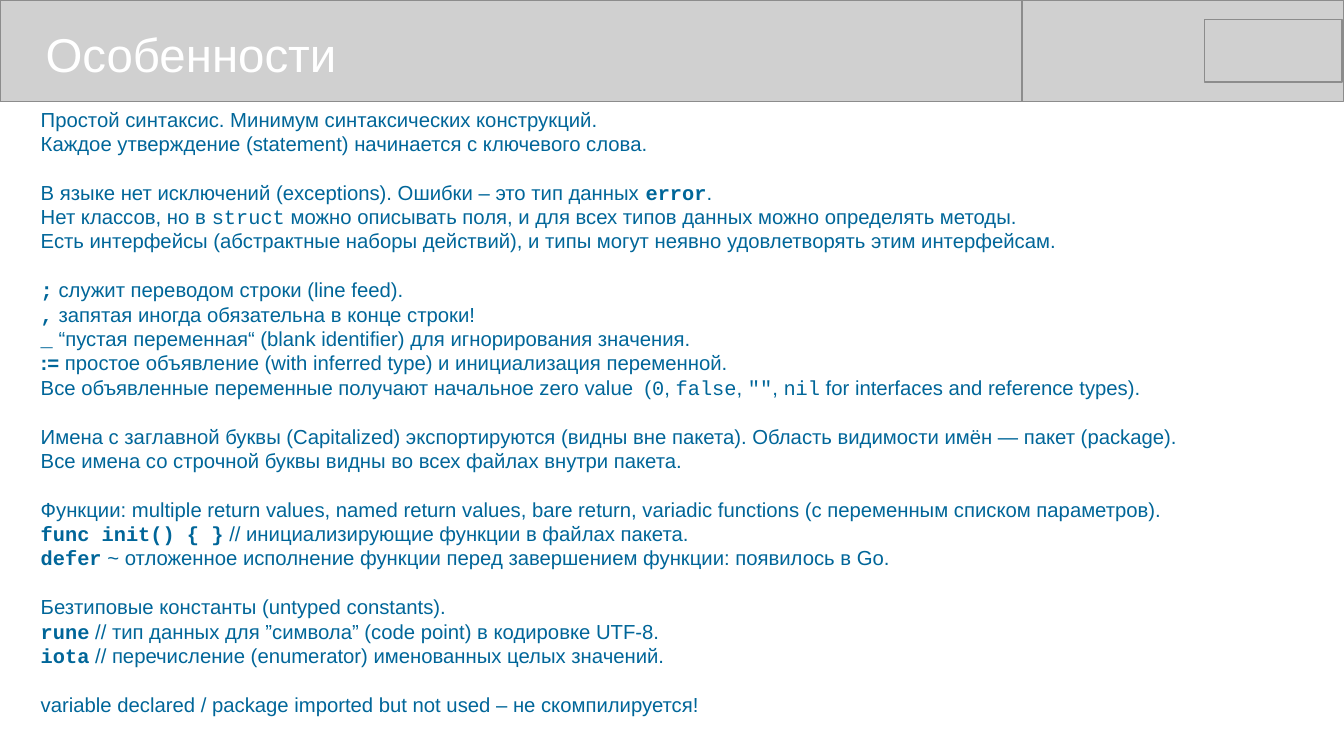
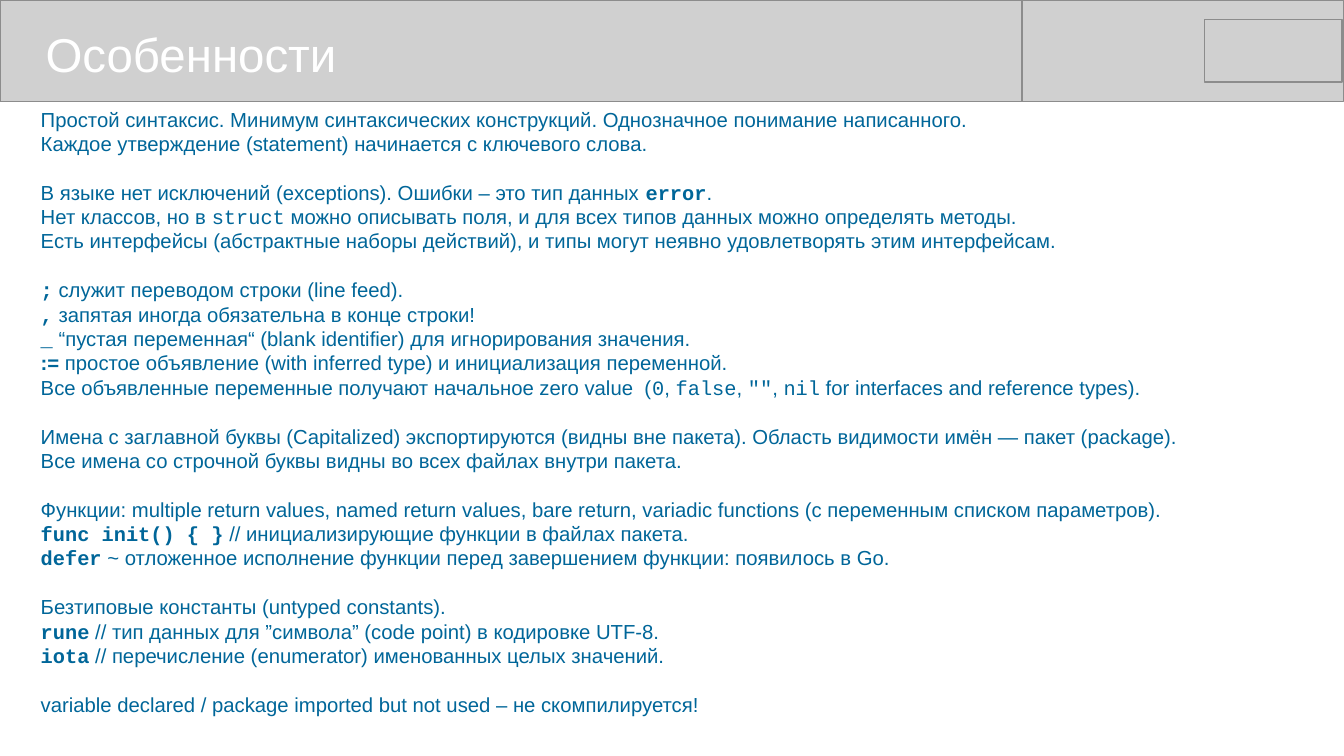
Before and after one commit to mike-shock/Go_language, a slide deck: slide 15 of Go_Review.odp. Drawn at 1344x756 pixels with LibreOffice and Linux fonts; fonts in the diff are those of the drawing; grey boxes stand for pictures. Boxes give left, top, right and bottom in pixels: in the first picture for what was removed or moved away, otherwise in the second. Text is boxed around its words. In the diff, an @@ line names an element or a change of style, - is before the commit and + after.

```diff
--- a/Go_Review.odp
+++ b/Go_Review.odp
@@ text at (41, 112, 967, 132): text changed @@
-Простой синтаксис. Минимум синтаксических конструкций.
+Простой синтаксис. Минимум синтаксических конструкций. Однозначное понимание написанного.
```
Also in this commit, not shown: 3 other slides changed, 1 slide added.
